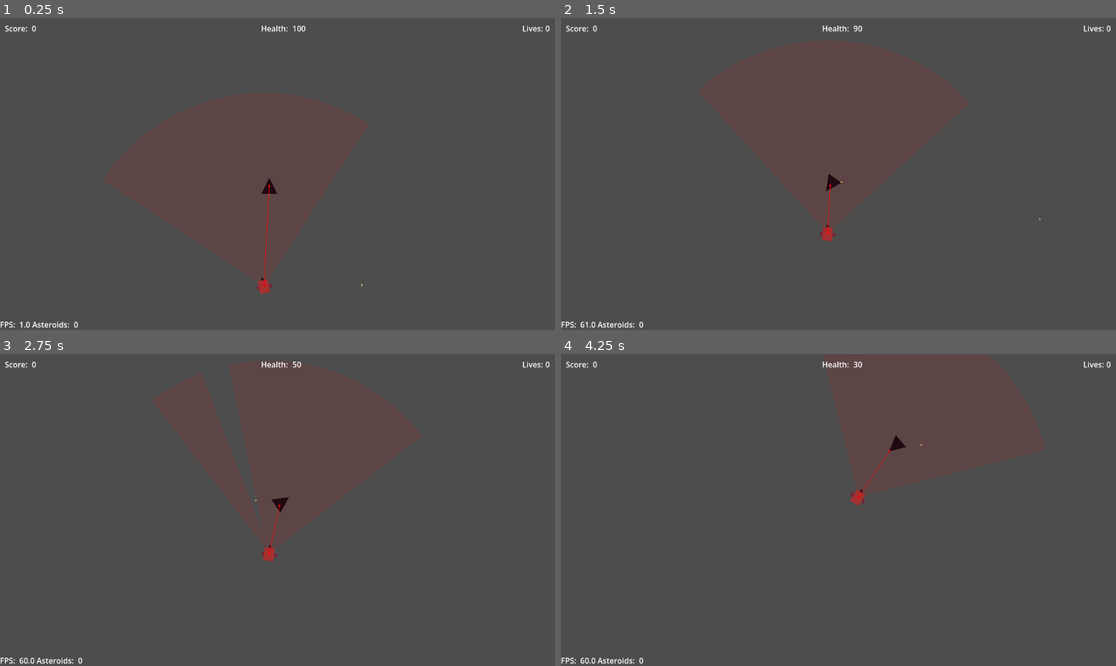
Above: before the commit, frames 1-4 (two rows, left to right).
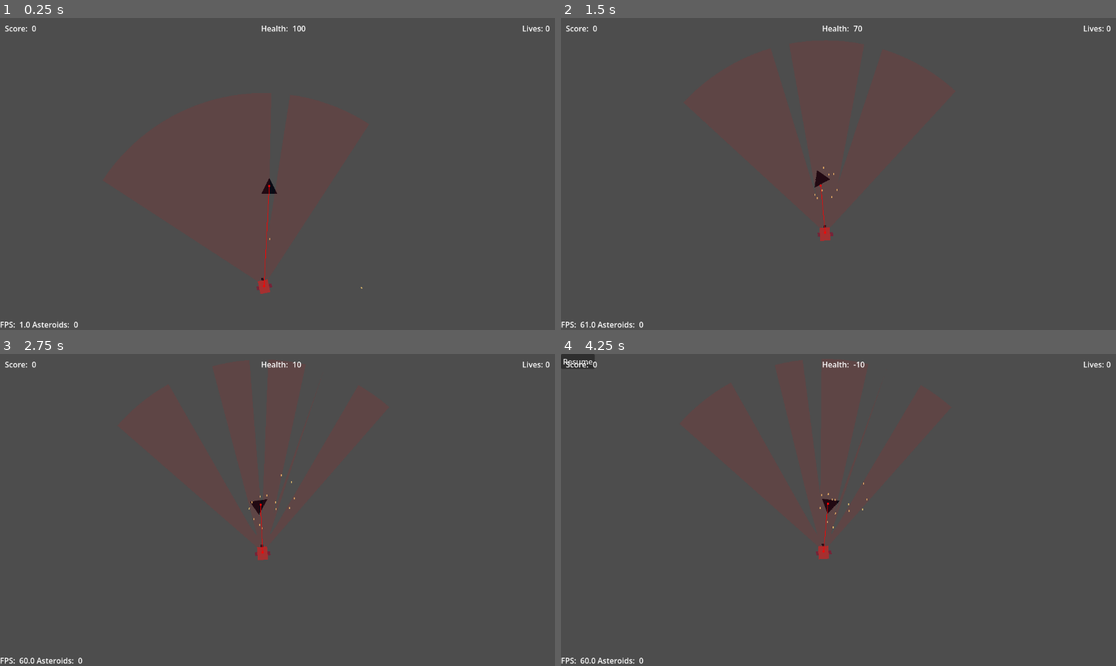
Above: after the commit, the same moments.

Repository: lynch16/Asteroids2D
Game: Godot game, scene res://main.tscn
Two runs of this game, one before a commit and one after it. Both use one fixed random seed, a clock stepped at 60 frames per second and the inputs below.
Inputs:
- Up to frame 1 (0.25 s): no input
- Up to frame 2 (1.5 s): hold D (yaw_right) 0.53-1.28 s; hold Space (fire_weapon) 0.53-1.28 s; hold S (brake) from 1.28 s (still down); tap Space (fire_weapon) at 1.35 s
- Up to frame 3 (2.75 s): release S (brake) at 2.03 s; hold D (yaw_right) from 2.03 s (still down); hold Space (fire_weapon) from 2.03 s (still down)
- Up to frame 4 (4.25 s): release D (yaw_right) at 2.78 s; release Space (fire_weapon) at 2.78 s; hold W (thrust) 2.78-3.53 s; tap Space (fire_weapon) at 2.85 s; hold A (yaw_left) from 3.53 s (still down); hold Space (fire_weapon) from 3.53 s (still down)

The runs differ from the first frame. In frame 1, less than 0.1% of the frame differs, in the area x 48-66%, y 70-87%; in frame 2, 0.3%; in frame 3, 0.3%; in frame 4, 0.7%, in the area x 0-66%, y 0-66%.
Error before the commit: Invalid access to property or key 'global_rotation' on a base object of type 'Nil'. (res://Models/Entities/Weapons/ranged_weapon.gd:39)
Error after the commit: Invalid access to property or key 'global_rotation' on a base object of type 'Nil'. (res://Models/Entities/Weapons/ranged_weapon.gd:35)

Commit message:
Cleanup of firing range

Diff:
--- a/Models/Enemy/enemy.gd
+++ b/Models/Enemy/enemy.gd
@@ -12,10 +12,9 @@
 					return;
 
 				if (weapon_controller.current_weapon.is_target_in_sight((t.global_position)) && weapon_controller.current_weapon.is_target_in_range(t.global_position)):
-					#if (t is CharacterBody2D):
-						#var char_t: CharacterBody2D = t;
-						#weapon_controller.current_weapon.set_item_target(char_t);
-					# TODO: Need to apply firing range to enemy
+					if (t is CharacterBody2D):
+						var char_t: CharacterBody2D = t;
+						weapon_controller.set_weapon_target(char_t);
 
 					weapon_controller.current_weapon.use();
 				else:
--- a/Models/Enemy/enemy.tscn
+++ b/Models/Enemy/enemy.tscn
@@ -94,6 +94,7 @@
 script = ExtResource("10_p7ovo")
 weapon_to_equip = ExtResource("11_ae6k3")
 character = NodePath("..")
+draw_targeting = null
 metadata/_custom_type_script = "uid://b3pdjcuaohpmm"
 
 [node name="NavCharacterMovementController" type="Node2D" parent="." unique_id=1489111489 node_paths=PackedStringArray("moveable_character")]
--- a/Models/Entities/Weapons/cannon_weapon.tscn
+++ b/Models/Entities/Weapons/cannon_weapon.tscn
@@ -7,5 +7,5 @@
 script = ExtResource("1_lgcxq")
 ammo_scene = ExtResource("2_pcssh")
 weapon_range = 300.0
-use_rate = 1.0
+use_rate = 0.1
 metadata/_custom_type_script = "uid://cuqmt45sefh8k"
--- a/Models/Entities/Weapons/character_weapons.gd
+++ b/Models/Entities/Weapons/character_weapons.gd
@@ -6,6 +6,8 @@
 @export var weapon_target: Node2D;
 @export var weapon_targeting_enabled := true;
 @export var character: CharacterBody2D;
+
+@export var draw_targeting := false;
 
 var current_weapon: Weapon;
 var last_target_velocities: Array[Vector2] = [];
@@ -18,10 +20,11 @@
 		equip_weapon(weapon_to_equip);
 
 func _process(_delta: float) -> void:
-	queue_redraw();
+	if (draw_targeting):
+		queue_redraw();
 
 func _draw() -> void:
-	if (!is_instance_valid(weapon_target)):
+	if (!draw_targeting || !is_instance_valid(weapon_target)):
 		return;
 
 	_draw_lead_tracker();
@@ -71,7 +74,6 @@
 
 	var velocity_count := last_target_velocities.size();
 	if (velocity_count > 0):
-		print("AVG VEL: ", (velocity_sum / velocity_count).length())
 		return velocity_sum / velocity_count;
 	else:
 		return Vector2.ZERO;
@@ -93,3 +95,6 @@
 	var aim_point := calculate_weapon_target_aim_point();
 	var points: PackedVector2Array = [Vector2(), to_local(weapon_target.global_position), to_local(aim_point)];
 	draw_polygon(points, [Color.RED, Color.BLUE, Color.GREEN])
+
+func set_weapon_target(new_target: Node2D) -> void:
+	weapon_target = new_target;
--- a/Models/Entities/Weapons/equip_item.gd
+++ b/Models/Entities/Weapons/equip_item.gd
@@ -9,13 +9,13 @@
 var aim_angle: float;
 var can_use: bool = true;
 var owner_character: CharacterBody2D;
-var aim_target: Vector2;
 
 func _physics_process(delta: float) -> void:
+	# TODO: Does this correctly limit rotational speed of weapons?
+	# Should this be tied to a boolean as to whether it should be tracking? Eg MissleLauncher wont need this.
 	global_rotation = lerp_angle(global_rotation, aim_angle, rotation_speed * delta);
 
 func set_aim_direction(aim_dir: Vector2) -> void:
-	aim_target = aim_dir;
 	aim_angle = owner_character.get_angle_to(aim_dir)
 
 func equip() -> void:
@@ -42,6 +42,3 @@
 
 func _use() -> void:
 	pass;
-
-func _aim_angle_rotation() -> float:
-	return aim_angle - PI/2;
--- a/Models/Entities/Weapons/ranged_weapon.gd
+++ b/Models/Entities/Weapons/ranged_weapon.gd
@@ -11,10 +11,6 @@
 
 func _ready() -> void:
 	current_ammo_count = starting_ammo_count;
-
-func _physics_process(_delta: float) -> void:
-	if (Engine.is_editor_hint()):
-		queue_redraw();
 
 func _use() -> void:
 	if current_ammo_count <= 0:
@@ -40,7 +36,3 @@
 
 		var new_velocity := owner_character.velocity + Vector2(projectile_speed, 0).rotated(aim_angle);
 		ammo.fire_bullet(new_velocity);
-
-func _draw() -> void:
-	if (Engine.is_editor_hint() && aim_target):
-		draw_line(position, to_local(aim_target), Color.GREEN)
--- a/tools/weapon_range.gd
+++ b/tools/weapon_range.gd
@@ -4,6 +4,8 @@
 @export var weapon_controller: CharacterWeapons;
 @export var enabled := false;
 @export var target_movement_type: TargetMovementType = TargetMovementType.Line;
+@export var target_orbit_speed := 2.0; #Radians per second
+@export var target_linear_speed := 1000.0 # m/s
 
 enum TargetMovementType {
 	Circle,
@@ -14,11 +16,8 @@
 var radius := 100.0
 var center := Vector2(620.0, 100.0);
 var start := Vector2(10.0, 100.0);
-var target_orbit_speed := 2.0; #Radians per second
-var target_linear_speed := 100.0 # m/s
+
 var linear_dir := 1;
-
-# TODO: Make target move in straight line instead of circle
 
 @export_tool_button("Pause", "Callable") var pause := _pause_tool;
 var paused := false;
--- a/tools/weapon_range.tscn
+++ b/tools/weapon_range.tscn
@@ -11,10 +11,11 @@
 script = ExtResource("1_37gqi")
 weapon_controller = NodePath("Shooter/CharacterWeapons")
 enabled = true
+target_linear_speed = 100.0
 
 [node name="Target" type="CharacterBody2D" parent="." unique_id=1159552263]
-position = Vector2(1269.999, 100)
-velocity = Vector2(-99.99755, 0)
+position = Vector2(926.667, 100)
+velocity = Vector2(-1000.00116, 0)
 slide_on_ceiling = false
 
 [node name="CollisionShape2D" type="CollisionShape2D" parent="Target" unique_id=1044469920]
